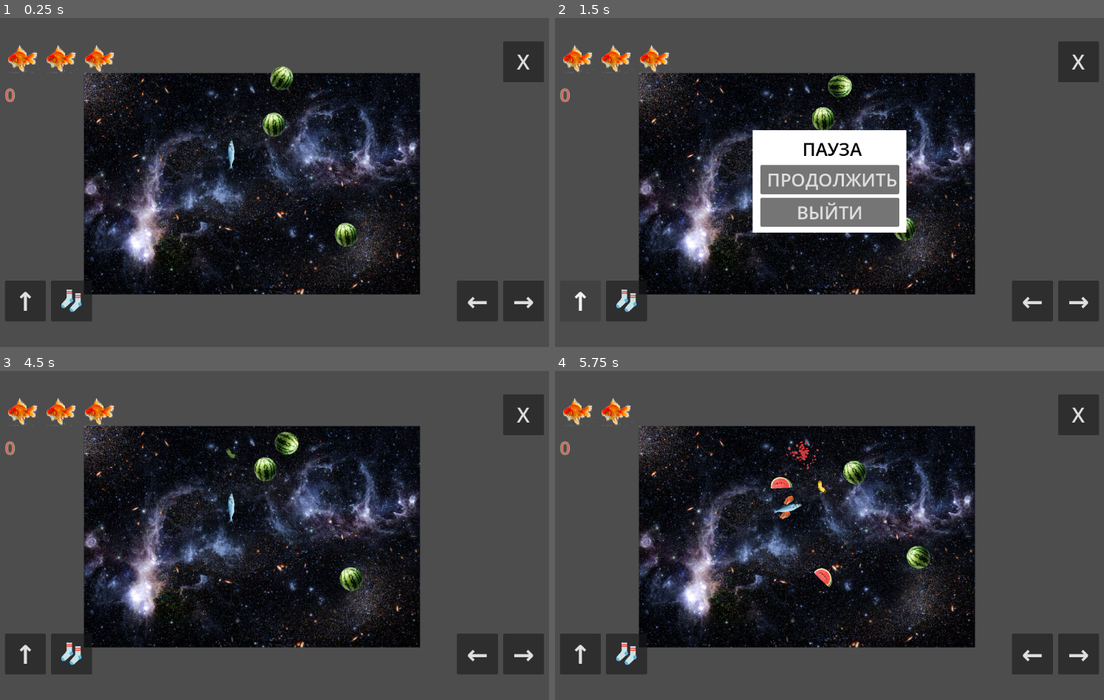
Above: before the commit, frames 1-4 (two rows, left to right).
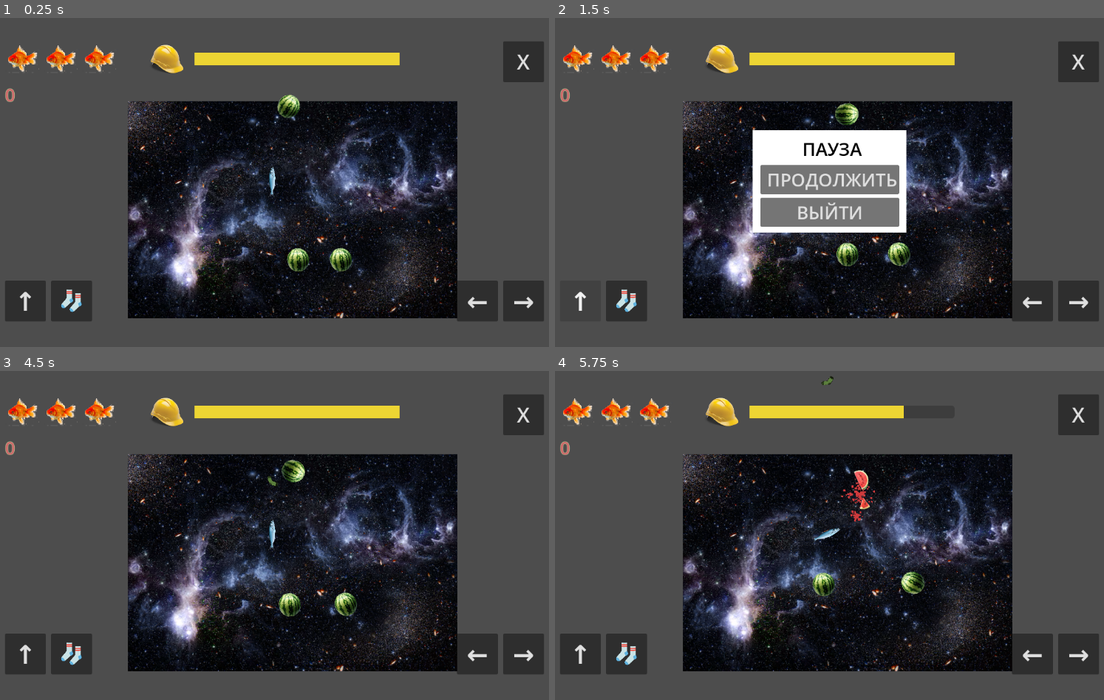
Above: after the commit, the same moments.

Repository: Null-oh/mob6sem
Game: Godot game, scene res://take2/assets/scene_2.tscn
The game is run twice, just before and just after one commit, with the same random seed, the same clock (stepped at 60 frames per second) and the same inputs.
Inputs (mouse positions are in pixels of both pictures, inside the frame that each line leads up to):
- Up to frame 1 (0.25 s): no input
- Up to frame 2 (1.5 s): click "X" at 0.5 s; click "↑" at 1.25 s
- Up to frame 3 (4.5 s): click "🧦" at 2 s; click "←" at 2.75 s; click "→" at 3.5 s; click "ПРОДОЛЖИТЬ" at 4.25 s
- Up to frame 4 (5.75 s): move the mouse to (961, 519) at 5.02 s; hold Right (ui_right) from 5.03 s (still down); hold Space (space) from 5.03 s (still down); click (961, 519) at 5.17 s

The runs differ from the first frame. In frame 1, 37% of the frame differs, in the area x 15-84%, y 8-92%; in frame 2, 32%; in frame 3, 37%; in frame 4, 37%.

Commit message:
всё, кроме звуков

Diff:
--- a/assets/enemy.tscn
+++ b/assets/enemy.tscn
@@ -66,4 +66,5 @@
 wait_time = 2.0
 autostart = true
 
+[connection signal="body_entered" from="." to="." method="_on_body_entered"]
 [connection signal="timeout" from="cooldown" to="." method="_on_cooldown_timeout"]
--- a/assets/enemy_paths.tscn
+++ b/assets/enemy_paths.tscn
@@ -2,19 +2,19 @@
 
 [sub_resource type="Curve2D" id="Curve2D_duqxa"]
 _data = {
-"points": PackedVector2Array(0, 0, 0, 0, -90, 98, -100.42975, -160.68759, 100.42975, 160.68759, 495, 118, -92.897514, -200.8595, 92.897514, 200.8595, 249, 706, -70.30082, 107.961975, 70.30082, -107.961975, 1140, 736, -145.62312, 125.53718, 145.62312, -125.53718, 1047, 183, 0, 0, 0, 0, 1489, 138)
+"points": PackedVector2Array(0, 0, 0, 0, -90, 98, -100.42975, -160.68759, 100.42975, 160.68759, 323, 123, -92.897514, -200.8595, 92.897514, 200.8595, 186, 511, -70.30082, 107.961975, 70.30082, -107.961975, 937, 518, -145.62312, 125.53718, 145.62312, -125.53718, 825, 150, 0, 0, 0, 0, 1206, 68)
 }
 point_count = 6
 
 [sub_resource type="Curve2D" id="Curve2D_5ylkv"]
 _data = {
-"points": PackedVector2Array(0, 0, 0, 0, 635, -105, 133.06941, -178.26279, -133.06941, 178.26279, 158, 244, -140.60164, -97.919, 140.60164, 97.919, 111, 776, -243.54213, -5.021487, 243.54213, 5.021487, 685, 495, -118.00495, 205.88098, 118.00495, -205.88098, 1245, 778, 77.83305, 125.53718, -77.83305, -125.53718, 1188, 236, 0, 0, 0, 0, 801, -80)
+"points": PackedVector2Array(0, 0, 0, 0, 505, -69, 133.06941, -178.26279, -133.06941, 178.26279, 147, 171, -140.60164, -97.919, 140.60164, 97.919, 101, 568, -243.54213, -5.021487, 243.54213, 5.021487, 526, 504, -118.00495, 205.88098, 118.00495, -205.88098, 1044, 554, 77.83305, 125.53718, -77.83305, -125.53718, 1042, 107, 0, 0, 0, 0, 801, -80)
 }
 point_count = 7
 
 [sub_resource type="Curve2D" id="Curve2D_rhpwe"]
 _data = {
-"points": PackedVector2Array(0, 0, 0, 0, 102, 936, -154.93799, 18.227997, 154.93799, -18.227997, 87, 125, -191.39398, 36.455994, 191.39398, -36.455994, 467, 711, -194.43198, 0, 194.43198, 0, 670, 146, -191.39398, 42.531994, 191.39398, -42.531994, 953, 739, -130.63399, -48.607994, 130.63399, 48.607994, 1135, 243, 0, 0, 0, 0, 1278, 957)
+"points": PackedVector2Array(0, 0, 0, 0, 58, 694, -154.93799, 18.227997, 154.93799, -18.227997, 97, 61, -191.39398, 36.455994, 191.39398, -36.455994, 382, 557, -194.43198, 0, 194.43198, 0, 592, 71, -191.39398, 42.531994, 191.39398, -42.531994, 855, 566, -130.63399, -48.607994, 130.63399, 48.607994, 1005, 82, 0, 0, 0, 0, 1236, 694)
 }
 point_count = 7
 
--- a/scripts/enemy.gd
+++ b/scripts/enemy.gd
@@ -45,14 +45,12 @@
 		queue_free()
 
 func shoot():
-	print("shoot")
 	var dir = global_position.direction_to(target.global_position)
 	dir = dir.rotated(randf_range(-bullet_spread, bullet_spread))
 
 	var bullet_instance = bullet_scene.instantiate()
 	get_tree().root.add_child(bullet_instance)
 	bullet_instance.start(global_position, dir)
-	print(bullet_instance.position)
 
 func pulse(n, delay):
 	for i in n:
@@ -76,3 +74,8 @@
 func explode():
 	speed = 0
 	cooldown_timer.stop()
+
+func _on_body_entered(body):
+	if body.name == "Fish2":
+		Global2.shield -= 50
+		take_damage()
--- a/scripts/food.gd
+++ b/scripts/food.gd
@@ -28,7 +28,7 @@
 
 func _on_body_entered(body):
 	if body.name == "Fish2":
-		print("fsh hit")
+		Global2.shield -= 15
 
 	queue_free()
 
--- a/scripts/materwelon.gd
+++ b/scripts/materwelon.gd
@@ -8,10 +8,13 @@
 
 @onready var notifier = $notifier
 
-@onready var screensize = get_viewport_rect().size
+#@onready var screensize = get_viewport_rect().size
+var screensize: Vector2
 @export var mw_scene = preload("res://assets/materwelon.tscn")
 
 @onready var explosion_scene = preload("res://assets/mw_explosion.tscn")
+
+var is_hiting = false
 
 enum Level { BIG, MID, SMALL, DED}
 var _level: Level
@@ -56,7 +59,13 @@
 
 	Global2.materwelons += 1
 
+	screensize = Global2.global_screensize
+
 func hit():
+	if is_hiting:
+		return
+
+	is_hiting = true
 	linear_velocity = Vector2(-abs(linear_velocity.x), linear_velocity.y)
 	match level:
 		Level.BIG:
@@ -75,6 +84,7 @@
 			Global2.score += 1
 			explode()
 		Level.DED: pass
+	is_hiting = false
 
 func explode():
 	if explosion_scene:
@@ -88,10 +98,7 @@
 			explosion_instance.emitting = true
 
 func _on_area_2d_body_entered(body):
-	if body.name == "fish":
-		print("ship hit")
 	if body.is_in_group("socks"):
-		print("sock hit")
 		hit()
 		body.queue_free()
 
@@ -119,51 +126,17 @@
 	global_position = Vector2(new_x, new_y)
 
 func _on_notifier_screen_exited():
-	#screensize = get_viewport_rect().size
-	#var new_pos = global_position
-	#var margin = 10
-	#
-	#if global_position.x < 0:
-		#new_pos.x = screensize.x - margin
-		#print(position)
-		#print("Teleport right")
-		#print(position)
-	#elif global_position.x > screensize.x:
-		#new_pos.x = margin
-		#print(position)
-		#print("Teleport left")
-		#print(position)
-	#
-	#if global_position.y < 0:
-		#new_pos.y = screensize.y - margin
-		#print(position)
-		#print("Teleport down")
-		#print(position)
-	#elif global_position.y > screensize.y:
-		#new_pos.y = margin
-		#print(position)
-		#print("Teleport up")
-		#print(position)
-#
-	#var mw_velocity = linear_velocity
-	#var mw_instance = mw_scene.instantiate()
-	#add_child(mw_instance)
-	#mw_instance.screensize = screensize
-	#mw_instance.start(new_pos, mw_velocity, level)
-	#self.queue_free()
-
-	#global_position = Vector2(fposmod(global_position.x, screensize.x), fposmod(global_position.y, screensize.y))
 	teleport()
 
-func _integrate_forces(physics_state):
-	var xform = physics_state.transform
-	xform.origin.x = wrapf(xform.origin.x, 0, screensize.x)
-	xform.origin.y = wrapf(xform.origin.y, 0, screensize.y)
-	physics_state.transform = xform
+#func _integrate_forces(physics_state):
+	#var xform = physics_state.transform
+	#xform.origin.x = wrapf(xform.origin.x, 0, screensize.x)
+	#xform.origin.y = wrapf(xform.origin.y, 0, screensize.y)
+	#physics_state.transform = xform
 
 func spawn_extra(new_level):
 	var new_mw = mw_scene.instantiate()
-	new_mw.screensize = screensize
+	new_mw.screensize = Global2.global_screensize
 
 	new_mw.position = position
 
@@ -173,3 +146,9 @@
 	get_parent().add_child(new_mw)
 	new_mw.level = new_level
 	Global2.materwelons += 1
+
+func _integrate_forces(physics_state):
+	var xform = physics_state.transform
+	xform.origin.x = wrapf(xform.origin.x, 0, screensize.x)
+	xform.origin.y = wrapf(xform.origin.y, 0, screensize.y)
+	physics_state.transform = xform
--- a/scripts/sock.gd
+++ b/scripts/sock.gd
@@ -16,7 +16,6 @@
 	collision_mask = 1
 	var chosen_colour = colours.pick_random()
 	sprite.play(chosen_colour)
-	#print("sock fired: ", chosen_colour)
 
 	body_entered.connect(_on_body_entered)
 
@@ -36,18 +35,12 @@
 		body.hit()
 		queue_free()
 
-	#if body.is_in_group("enemies"):
-		#print("usa hit")
-		#body.health -= 1
-
 func _on_visible_on_screen_notifier_2d_screen_exited():
-	#print("sock despawned")
 	queue_free()
 
 
 func _on_area_entered(area):
 	if area.is_in_group("enemies"):
-		print("usa hit")
 		area.take_damage()
 		queue_free()
 
--- a/take2/assets/interface.tscn
+++ b/take2/assets/interface.tscn
@@ -2,6 +2,13 @@
 
 [ext_resource type="Script" uid="uid://drp3rhyoougmd" path="res://take2/scripts/interface.gd" id="1_qfl0l"]
 [ext_resource type="Texture2D" uid="uid://bqpqs7uefadqq" path="res://img/pngwing.com.png" id="2_rrwbr"]
+[ext_resource type="Texture2D" uid="uid://d26k23imi40hn" path="res://img/hat.png" id="3_kylta"]
+
+[sub_resource type="StyleBoxFlat" id="StyleBoxFlat_5so81"]
+bg_color = Color(0.92802936, 0.8338948, 0.20148346, 1)
+
+[sub_resource type="Theme" id="Theme_xmwj6"]
+ProgressBar/styles/fill = SubResource("StyleBoxFlat_5so81")
 
 [node name="interface" type="CanvasLayer" unique_id=1559599400]
 script = ExtResource("1_qfl0l")
@@ -16,19 +23,6 @@
 theme_override_constants/margin_top = 50
 theme_override_constants/margin_right = 50
 theme_override_constants/margin_bottom = 50
-
-[node name="HBoxContainer3" type="HBoxContainer" parent="MarginContainer" unique_id=580994600]
-layout_mode = 2
-size_flags_horizontal = 8
-size_flags_vertical = 0
-
-[node name="pause" type="Button" parent="MarginContainer/HBoxContainer3" unique_id=1620298709]
-texture_filter = 1
-custom_minimum_size = Vector2(80, 80)
-layout_mode = 2
-focus_mode = 1
-theme_override_font_sizes/font_size = 40
-text = " X "
 
 [node name="HBoxContainer2" type="HBoxContainer" parent="MarginContainer" unique_id=1901999982]
 custom_minimum_size = Vector2(170, 80)
@@ -167,39 +161,45 @@
 theme_override_font_sizes/font_size = 35
 text = " ВЫЙТИ "
 
-[node name="HBoxContainer4" type="VBoxContainer" parent="MarginContainer" unique_id=1691054134]
+[node name="VBoxContainer" type="HBoxContainer" parent="MarginContainer" unique_id=353503423]
+layout_direction = 2
+layout_mode = 2
+size_flags_vertical = 0
+theme_override_constants/separation = 60
+
+[node name="HBoxContainer4" type="VBoxContainer" parent="MarginContainer/VBoxContainer" unique_id=1691054134]
 layout_mode = 2
 size_flags_horizontal = 0
 size_flags_vertical = 0
 theme_override_constants/separation = 10
 
-[node name="lives" type="HBoxContainer" parent="MarginContainer/HBoxContainer4" unique_id=1681334525]
+[node name="lives" type="HBoxContainer" parent="MarginContainer/VBoxContainer/HBoxContainer4" unique_id=1681334525]
 custom_minimum_size = Vector2(200, 70)
 layout_mode = 2
 theme_override_constants/separation = 5
 
-[node name="l1" type="TextureRect" parent="MarginContainer/HBoxContainer4/lives" unique_id=360906057]
+[node name="l1" type="TextureRect" parent="MarginContainer/VBoxContainer/HBoxContainer4/lives" unique_id=360906057]
 texture_filter = 1
 layout_mode = 2
 texture = ExtResource("2_rrwbr")
 expand_mode = 2
 stretch_mode = 4
 
-[node name="l2" type="TextureRect" parent="MarginContainer/HBoxContainer4/lives" unique_id=198772574]
+[node name="l2" type="TextureRect" parent="MarginContainer/VBoxContainer/HBoxContainer4/lives" unique_id=198772574]
 texture_filter = 1
 layout_mode = 2
 texture = ExtResource("2_rrwbr")
 expand_mode = 2
 stretch_mode = 4
 
-[node name="l3" type="TextureRect" parent="MarginContainer/HBoxContainer4/lives" unique_id=838518256]
+[node name="l3" type="TextureRect" parent="MarginContainer/VBoxContainer/HBoxContainer4/lives" unique_id=838518256]
 texture_filter = 1
 layout_mode = 2
 texture = ExtResource("2_rrwbr")
 expand_mode = 2
 stretch_mode = 4
 
-[node name="score" type="Label" parent="MarginContainer/HBoxContainer4" unique_id=786280128]
+[node name="score" type="Label" parent="MarginContainer/VBoxContainer/HBoxContainer4" unique_id=786280128]
 custom_minimum_size = Vector2(200, 70)
 layout_mode = 2
 theme_override_colors/font_color = Color(0.81, 0.4131, 0.4197149, 1)
@@ -209,7 +209,40 @@
 theme_override_font_sizes/font_size = 35
 text = " score "
 
-[connection signal="pressed" from="MarginContainer/HBoxContainer3/pause" to="." method="_on_pause_pressed"]
+[node name="shield" type="HBoxContainer" parent="MarginContainer/VBoxContainer" unique_id=180802029]
+layout_mode = 2
+size_flags_horizontal = 6
+size_flags_vertical = 0
+theme_override_constants/separation = 20
+
+[node name="TextureRect" type="TextureRect" parent="MarginContainer/VBoxContainer/shield" unique_id=61027243]
+texture_filter = 1
+layout_mode = 2
+size_flags_horizontal = 4
+size_flags_vertical = 4
+texture = ExtResource("3_kylta")
+
+[node name="ProgressBar" type="ProgressBar" parent="MarginContainer/VBoxContainer/shield" unique_id=1825001725]
+custom_minimum_size = Vector2(400, 25)
+layout_mode = 2
+size_flags_vertical = 4
+theme = SubResource("Theme_xmwj6")
+value = 0.75
+show_percentage = false
+
+[node name="HBoxContainer3" type="HBoxContainer" parent="MarginContainer/VBoxContainer" unique_id=580994600]
+layout_mode = 2
+size_flags_horizontal = 10
+size_flags_vertical = 0
+
+[node name="pause" type="Button" parent="MarginContainer/VBoxContainer/HBoxContainer3" unique_id=1620298709]
+texture_filter = 1
+custom_minimum_size = Vector2(80, 80)
+layout_mode = 2
+focus_mode = 1
+theme_override_font_sizes/font_size = 40
+text = " X "
+
 [connection signal="button_down" from="MarginContainer/HBoxContainer2/thrust" to="." method="_on_thrust_button_down"]
 [connection signal="button_up" from="MarginContainer/HBoxContainer2/thrust" to="." method="_on_thrust_button_up"]
 [connection signal="button_down" from="MarginContainer/HBoxContainer2/fire" to="." method="_on_fire_button_down"]
@@ -222,3 +255,4 @@
 [connection signal="pressed" from="MarginContainer/pause/MarginContainer/VBoxContainer/exit" to="." method="_on_exit_pressed"]
 [connection signal="pressed" from="MarginContainer/fail/MarginContainer/VBoxContainer/again" to="." method="_on_again_pressed"]
 [connection signal="pressed" from="MarginContainer/fail/MarginContainer/VBoxContainer/exit" to="." method="_on_exit_pressed"]
+[connection signal="pressed" from="MarginContainer/VBoxContainer/HBoxContainer3/pause" to="." method="_on_pause_pressed"]
--- a/take2/assets/scene_2.tscn
+++ b/take2/assets/scene_2.tscn
@@ -8,7 +8,7 @@
 
 [sub_resource type="Curve2D" id="Curve2D_oh8wx"]
 _data = {
-"points": PackedVector2Array(0, 0, 0, 0, 0, 0, 0, 0, 0, 0, 1312, 0, 0, 0, 0, 0, 1312, 864, 0, 0, 0, 0, 0, 864, 0, 0, 0, 0, 0, 0)
+"points": PackedVector2Array(0, 0, 0, 0, 0, 0, 0, 0, 0, 0, 1152, 0, 0, 0, 0, 0, 1152, 648, 0, 0, 0, 0, 0, 648, 0, 0, 0, 0, 0, 0)
 }
 point_count = 5
 
@@ -33,10 +33,8 @@
 [node name="enemyTimer" type="Timer" parent="." unique_id=2141566577]
 one_shot = true
 
-[node name="Camera2D" type="Camera2D" parent="." unique_id=465028734]
-visible = false
-position = Vector2(-408, -224)
-anchor_mode = 0
-zoom = Vector2(0.5, 0.5)
+[node name="Camera2D" type="Camera2D" parent="." unique_id=621393436]
+position = Vector2(584, 320)
+zoom = Vector2(0.49, 0.49)
 
 [connection signal="timeout" from="enemyTimer" to="." method="_on_enemy_timer_timeout"]
--- a/take2/scripts/fish2.gd
+++ b/take2/scripts/fish2.gd
@@ -22,7 +22,6 @@
 var can_shoot = true
 @onready var cooldown = $sock_cooldown
 
-signal lives_changed
 signal fsh_ded
 var lives : int
 
@@ -31,6 +30,9 @@
 @onready var sprite = $Sprite2D
 @onready var bubbles = $bubbles
 @onready var salmon = $salmon
+
+@export var max_shield : float = 100
+@export var shield_regen : float = 5
 
 func _ready():
 	change_state(ALIVE)
@@ -65,8 +67,14 @@
 			fsh_ded.emit()
 	state = new_state
 
-func _process(_delta):
+func _process(delta):
 	get_input()
+	Global2.shield += shield_regen * delta
+	Global2.shield = min(Global2.shield, max_shield)
+	if Global2.shield <= 0:
+		Global2.lives -= 1
+		Global2.shield = max_shield
+
 
 func get_input():
 	thrust = Vector2.ZERO
@@ -117,6 +125,20 @@
 	get_tree().root.add_child(sock_instance)
 	sock_instance.start($muzzle.global_transform)
 
+func _on_body_entered(body):
+	if body.is_in_group("materwelons") or body.is_in_group("food"):
+		salmon.emitting = true
+
+		Global2.shield -= 25
+
+		if Global2.shield <= 0:
+			Global2.lives -= 1
+			Global2.shield = max_shield
+
+		if body.is_in_group("materwelons"):
+			Global2.materwelons -= 1
+		body.queue_free()
+
 func _on_sock_cooldown_timeout():
 	can_shoot = true
 
@@ -143,9 +165,3 @@
 
 func _on_fire_up():
 	is_fire = false
-
-
-func _on_body_entered(body):
-	if body.is_in_group("materwelons"):
-		salmon.emitting = true
-		Global2.lives -= 1
--- a/take2/scripts/global2.gd
+++ b/take2/scripts/global2.gd
@@ -6,3 +6,7 @@
 var materwelons : int = 0
 
 var score : int = 0
+
+var shield = 100
+
+var global_screensize: Vector2
--- a/take2/scripts/interface.gd
+++ b/take2/scripts/interface.gd
@@ -16,11 +16,14 @@
 @onready var pause_window = $MarginContainer/pause
 @onready var fail_window = $MarginContainer/fail
 
-@onready var l1 = $MarginContainer/HBoxContainer4/lives/l1
-@onready var l2 = $MarginContainer/HBoxContainer4/lives/l2
-@onready var l3 = $MarginContainer/HBoxContainer4/lives/l3
+@onready var l1 = $MarginContainer/VBoxContainer/HBoxContainer4/lives/l1
+@onready var l2 = $MarginContainer/VBoxContainer/HBoxContainer4/lives/l2
+@onready var l3 = $MarginContainer/VBoxContainer/HBoxContainer4/lives/l3
 
-@onready var score_label = $MarginContainer/HBoxContainer4/score
+@onready var score_label = $MarginContainer/VBoxContainer/HBoxContainer4/score
+
+@onready var shield_texture = $MarginContainer/VBoxContainer/shield/TextureRect
+@onready var shield_bar = $MarginContainer/VBoxContainer/shield/ProgressBar
 
 func _ready():
 	Engine.time_scale = 1
@@ -41,6 +44,7 @@
 		else:
 			_on_back_pressed()
 
+	shield_bar.value = Global2.shield
 
 func set_lives():
 	match Global2.lives:
--- a/take2/scripts/scene_2.gd
+++ b/take2/scripts/scene_2.gd
@@ -13,9 +13,12 @@
 func _ready():
 	Global2.lives = 3
 	Global2.score = 0
+	Global2.materwelons = 0
 	spawning = false
 
 	enemyTimer.start(randf_range(5, 10))
+
+	Global2.global_screensize = get_viewport().get_visible_rect().size
 
 func _process(_delta):
 	if !spawning and Global2.materwelons <= 0:
@@ -23,6 +26,7 @@
 		spawning = true
 
 func spawn():
+	spawning = true
 	for i in 3:
 		var path_length = spawn_path.get_parent().curve.get_baked_length()
 		spawn_path.progress = randf_range(0, path_length)
@@ -38,6 +42,7 @@
 		mw_instance.start(spawn_global_pos, velocity)
 
 	await get_tree().create_timer(0.1).timeout
+	print("spawn() завершён, spawning = false")
 	spawning = false
 
 
Binary file added: img/hat.png
Not shown, added: img/hat.png.import
Not shown, added: sounds/done.mp3.import
Not shown, added: sounds/long1.mp3.import
Not shown, added: sounds/long2.mp3.import
Not shown, added: sounds/short1.mp3.import
Not shown, added: sounds/short2.mp3.import
Not shown, added: sounds/short3.mp3.import
Not shown, added: sounds/short4.mp3.import
Not shown, added: sounds/done.mp3
Not shown, added: sounds/long1.mp3
Not shown, added: sounds/long2.mp3
(and 4 more such lines)
